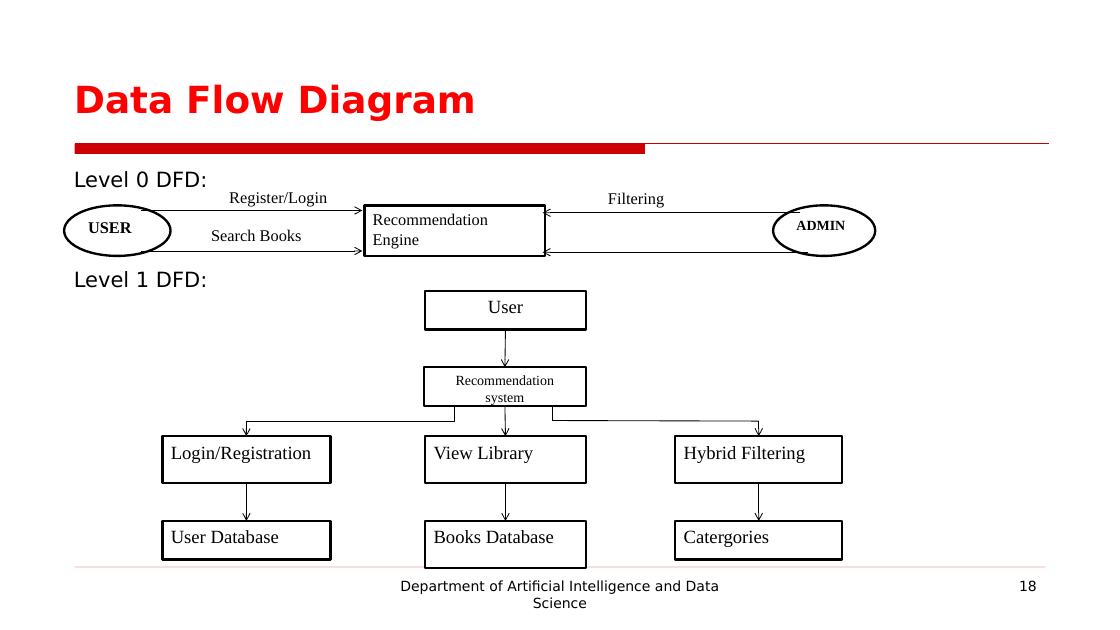
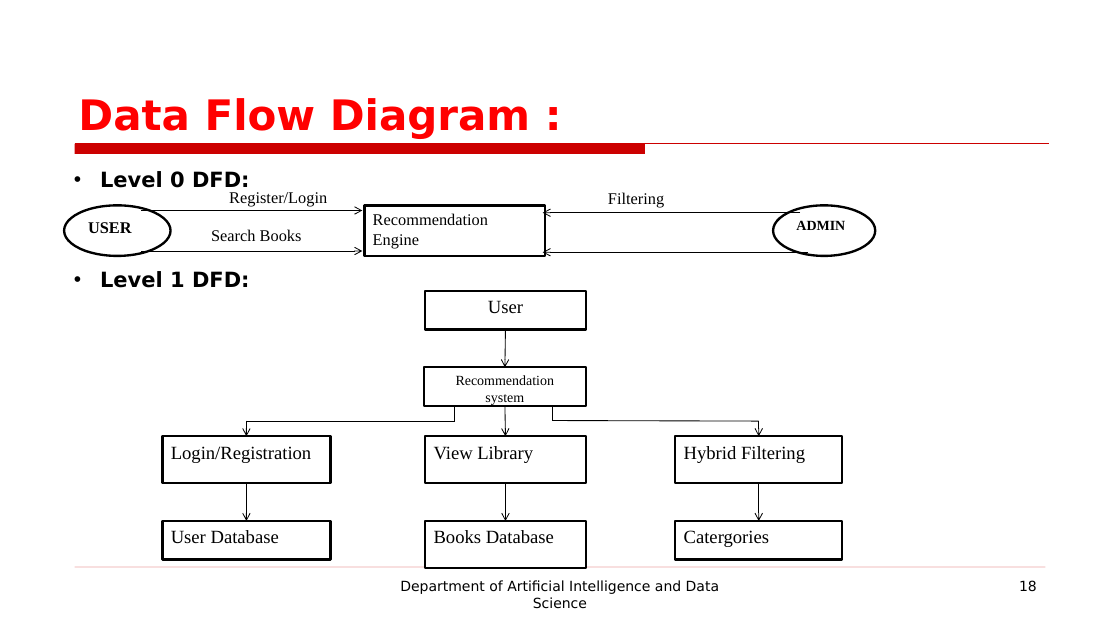
Before and after one commit to prasannak17/221801037_AD19541_SE, a slide deck: slide 18 of SE LAB EXAM PPT.pptx. Drawn at 1120x630 pixels with LibreOffice and Linux fonts; fonts in the diff are those of the drawing; background and template pictures are left out. Boxes give left, top, right and bottom in pixels: in the first picture for what was removed or moved away, otherwise in the second. Text is boxed around its words. In the diff, an @@ line names an element or a change of style, - is before the commit and + after.

```diff
--- a/SE LAB EXAM PPT.pptx
+++ b/SE LAB EXAM PPT.pptx
@@ title at box(78, 98, 530, 139): text changed; size 32 to 36 pt @@
-Data Flow Diagram
+Data Flow Diagram :
@@ text "Level 0 DFD:" at box(100, 171, 250, 188): bold on; bullet none to • @@
@@ text "Level 1 DFD:" at box(100, 271, 250, 288): bold on; bullet none to • @@
```
Also in this commit, not shown: 16 other slides changed.
